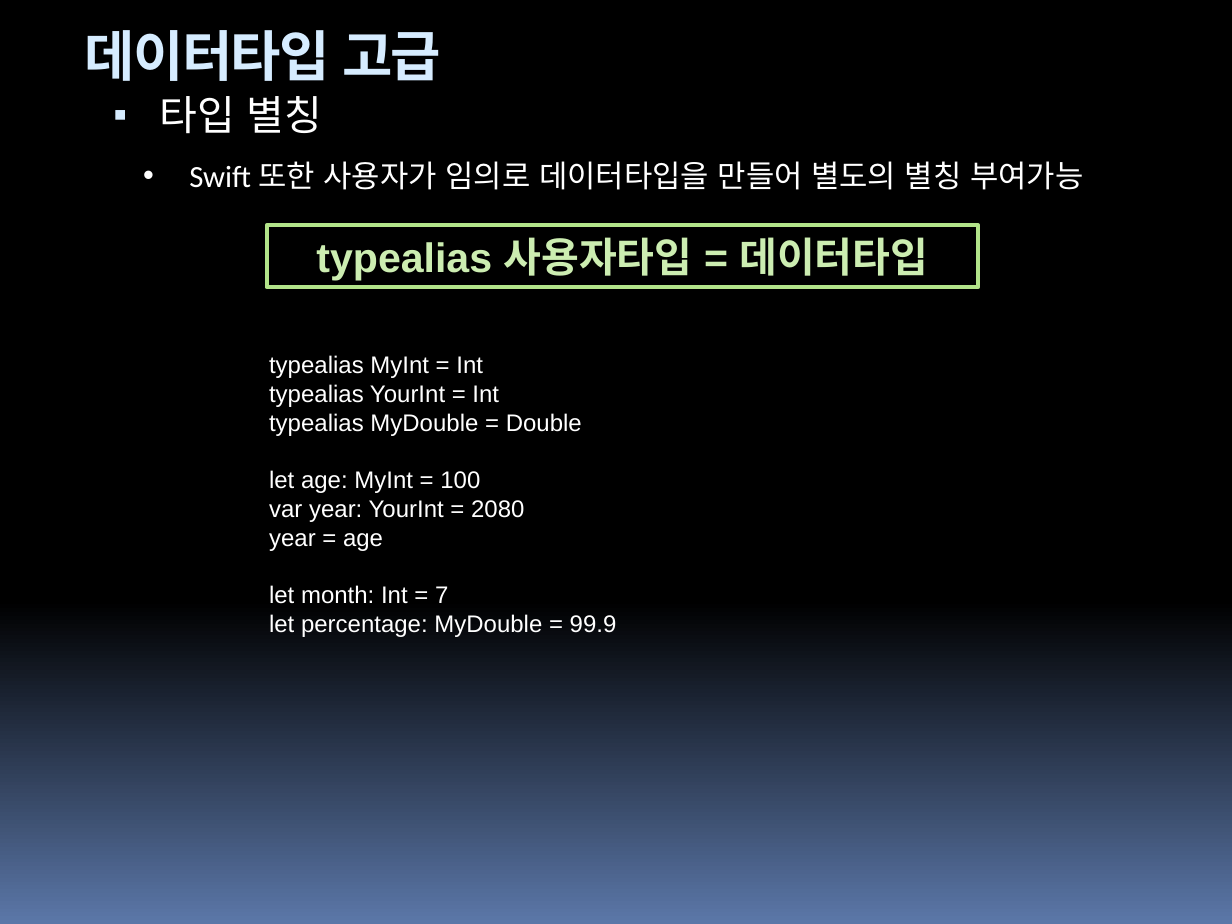
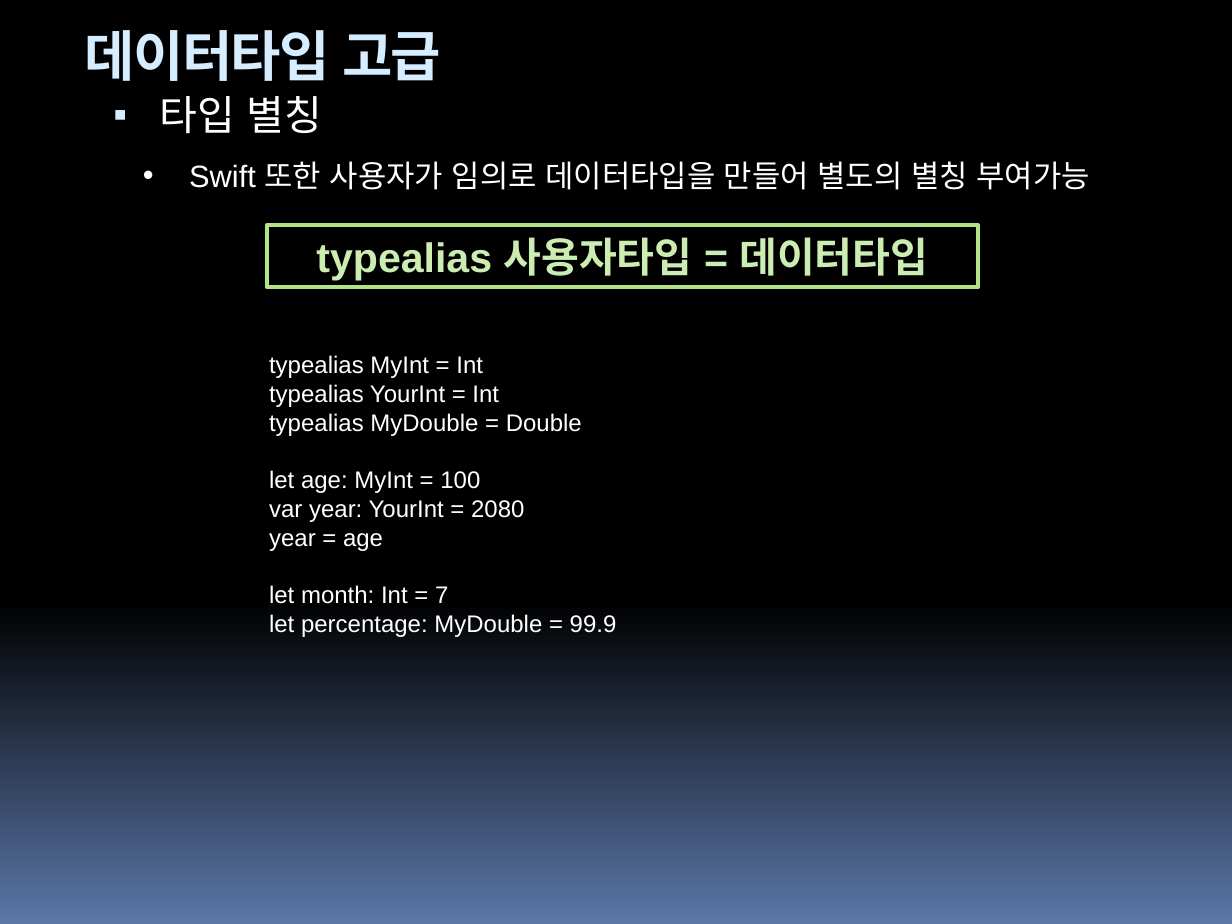
Before and after one commit to hounga13/helloSwift, a slide deck: slide 43 of Swift세미나자료.pptx. Drawn at 1232x924 pixels with LibreOffice and Linux fonts; fonts in the diff are those of the drawing. Boxes give left, top, right and bottom in pixels: in the first picture for what was removed or moved away, otherwise in the second. Text is boxed around its words. In the diff, an @@ line names an element or a change of style, - is before the commit and + after.

Commit message:
데이터형 고급

```diff
--- a/Swift세미나자료.pptx
+++ b/Swift세미나자료.pptx
@@ text "Swift 또한 사용자가 임의로 데이터타입을 ..." at <box>189,161,1090,190</box>: font Calibri to Arial @@
```
Also in this commit, not shown: 2 other slides changed, 7 slides added.
